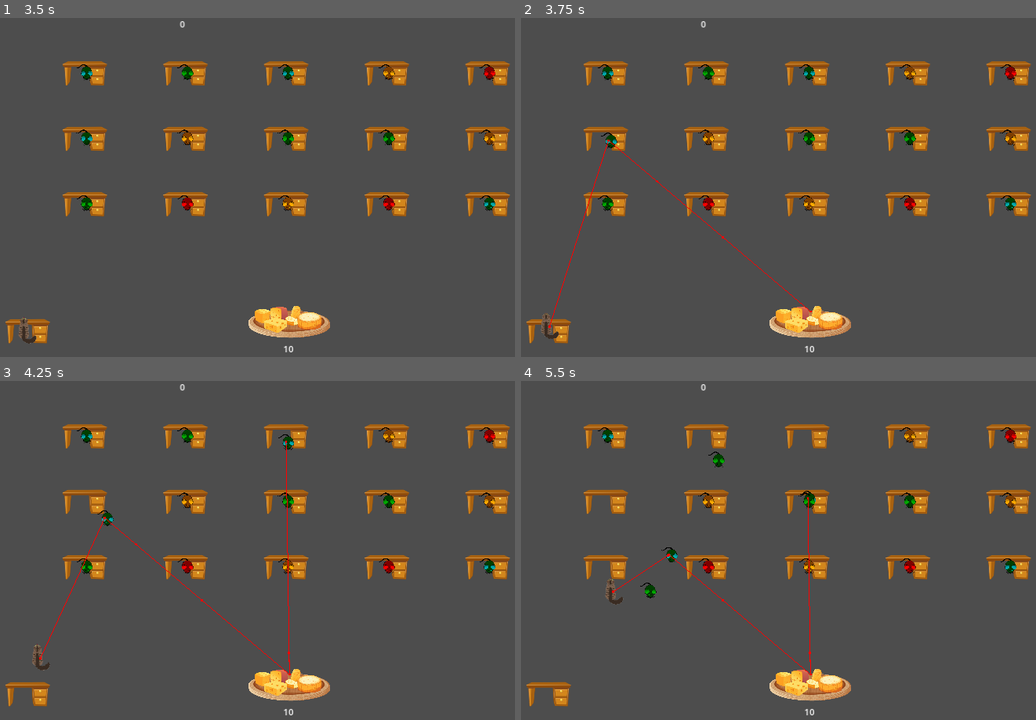
Above: before the commit, frames 1-4 (two rows, left to right).
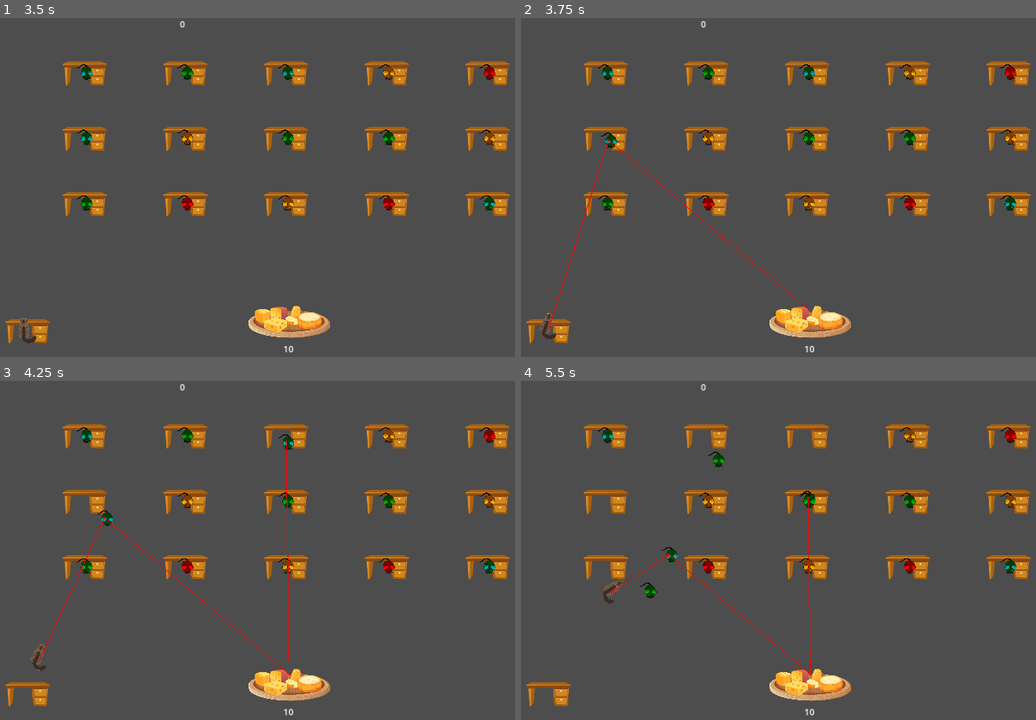
Above: after the commit, the same moments.

Repository: Mateusz-Birembaut/POA_SMA
Game: Godot game, scene res://src/main.tscn
Same seed, same stepped clock (60 frames per second), same inputs: the game is played once before the commit and once after it.
Inputs (mouse positions are in pixels of both pictures, inside the frame that each line leads up to):
- Up to frame 1 (3.5 s): tap Enter at 0.5, 2 s; move the mouse to (427, 177) at 0.52 s; hold Right (ui_right) 0.53-1.28 s; tap Space at 1.25, 2.75 s; move the mouse to (164, 211) at 1.27 s; hold Down (ui_down) 1.28-2.03 s; move the mouse to (350, 116) at 2.02 s; hold Right (ui_right) 2.03-2.78 s; move the mouse to (257, 265) at 2.77 s; hold Up (ui_up) from 2.78 s (still down)
- Up to frame 2 (3.75 s): tap Enter at 3.5 s; move the mouse to (999, 248) at 3.52 s; release Up (ui_up) at 3.53 s; hold Left (ui_left) from 3.53 s (still down)
- Up to frame 3 (4.25 s): keep holding Left (ui_left)
- Up to frame 4 (5.5 s): move the mouse to (624, 503) at 4.27 s; move the mouse to (840, 557) at 5.02 s; release Left (ui_left) at 5.03 s; hold Down (ui_down) from 5.03 s (still down)

Frame 1 is identical in both runs. In frame 2, less than 0.1% of the frame differs, in the area x 3-8%, y 86-95%; in frame 3, 0.1%; in frame 4, 0.2%, in the area x 15-20%, y 58-66%.

Commit message:
chat se tourne vers la cible

Diff:
--- a/src/prof.gd
+++ b/src/prof.gd
@@ -44,7 +44,6 @@
 				state = States.WORK
 			check_students()
 
-
 func _physics_process(delta):
 	if env.DEBUG:
 		var direction_x = Input.get_axis("ui_left", "ui_right")
@@ -59,6 +58,12 @@
 	else:
 		super._physics_process(delta)
 
+	if velocity.length() >0:
+		var angle = velocity.angle() + 1.5708
+		sprite.set_rotation(angle)
+	else:
+		sprite.set_rotation(0)
+
 func check_students() -> void:
 		student_to_chase = env.get_closest_student_to_candies()
 		if student_to_chase != null:
